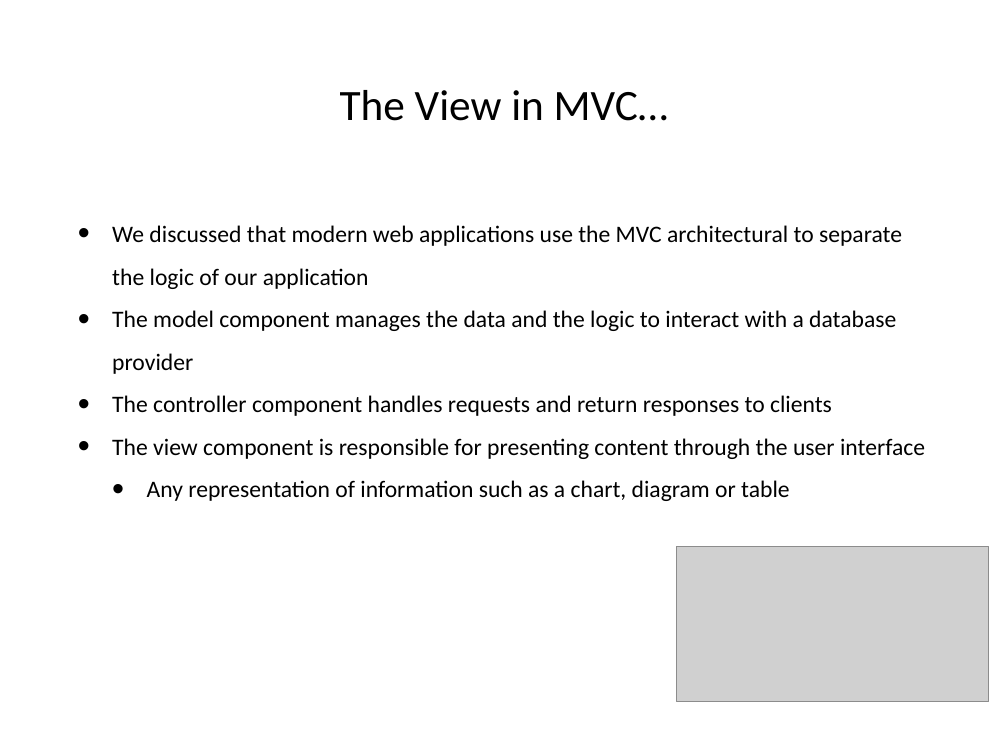
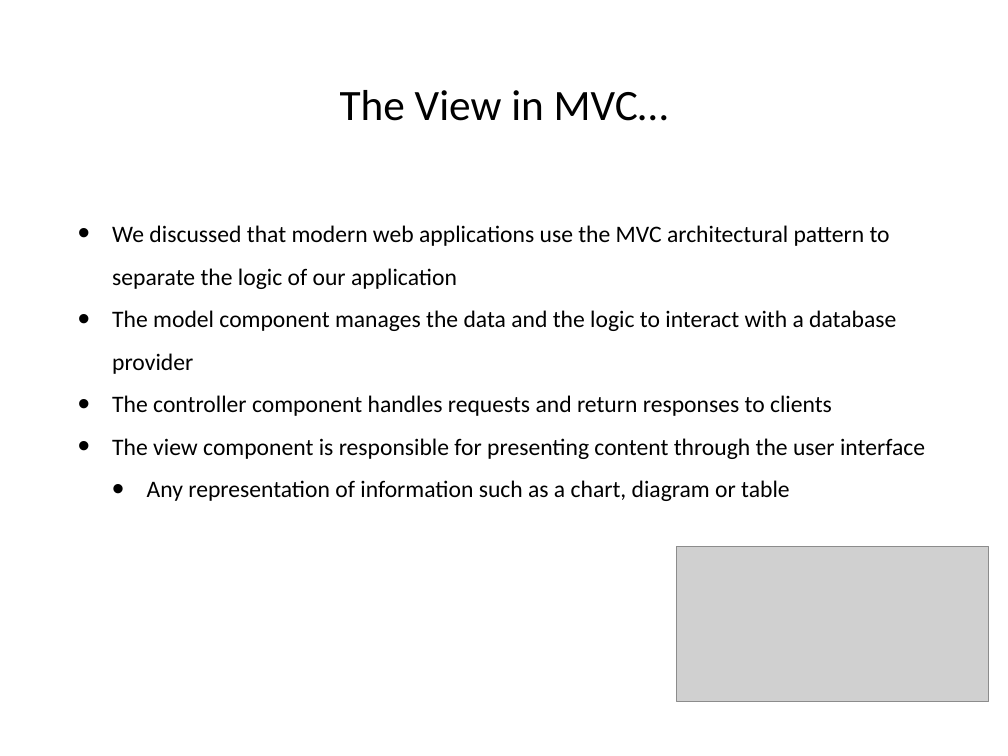
Before and after one commit to hogeschool/Development--Web, a slide deck: slide 6 of Lesson4/lesson4.pptx. Drawn at 1008x756 pixels with LibreOffice and Linux fonts; fonts in the diff are those of the drawing; grey boxes stand for pictures. Boxes give left, top, right and bottom in pixels: in the first picture for what was removed or moved away, otherwise in the second. Text is boxed around its words. In the diff, an @@ line names an element or a change of style, - is before the commit and + after.

```diff
--- a/Lesson4/lesson4.pptx
+++ b/Lesson4/lesson4.pptx
@@ text at (x1=112, y1=225, x2=890, y2=289): text changed @@
-• We discussed that modern web applications use the MVC architectural to separate the logic of our application
+• We discussed that modern web applications use the MVC architectural pattern to separate the logic of our application
```
Also in this commit, not shown: 10 other slides changed, 2 slides added, 1 other file.
